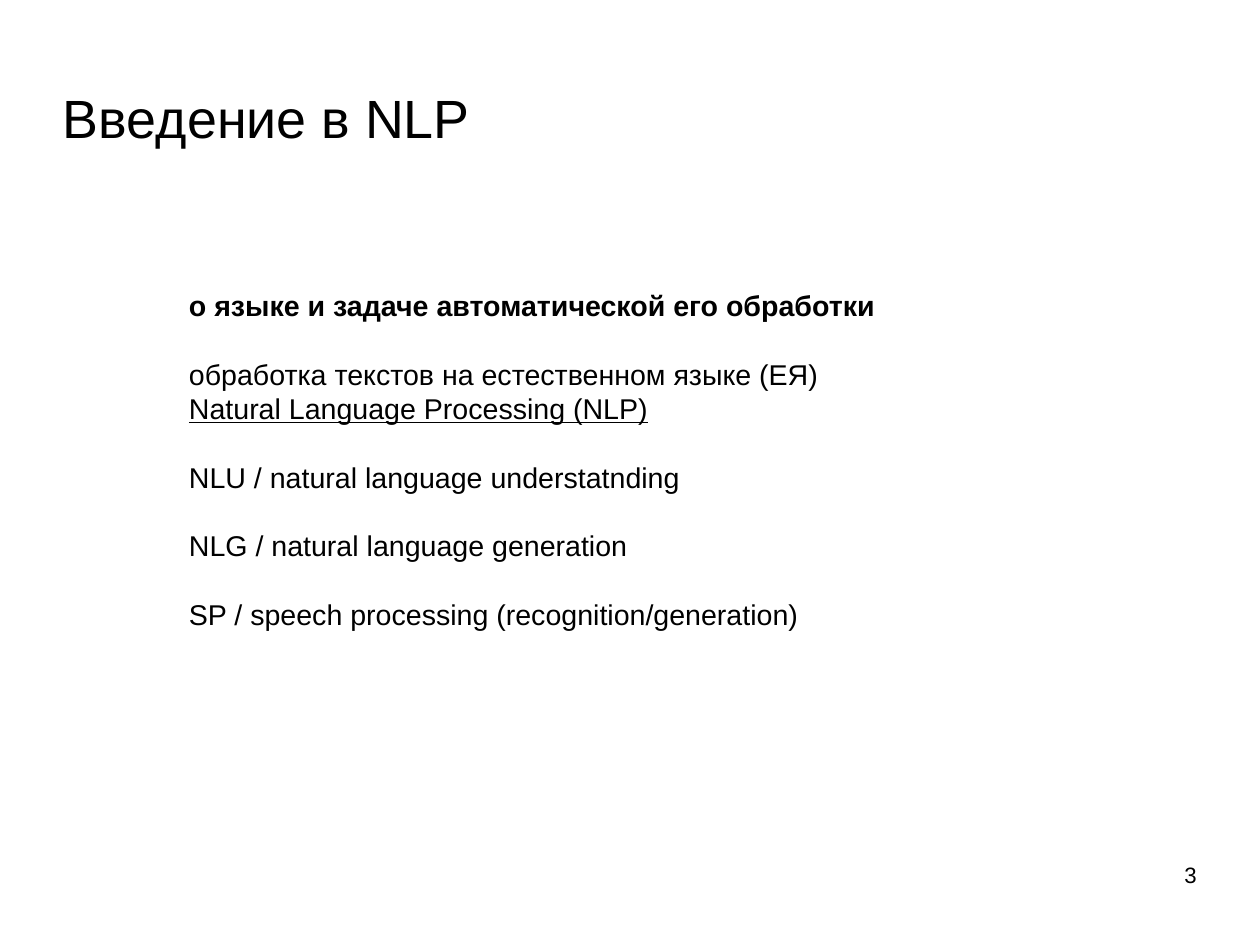
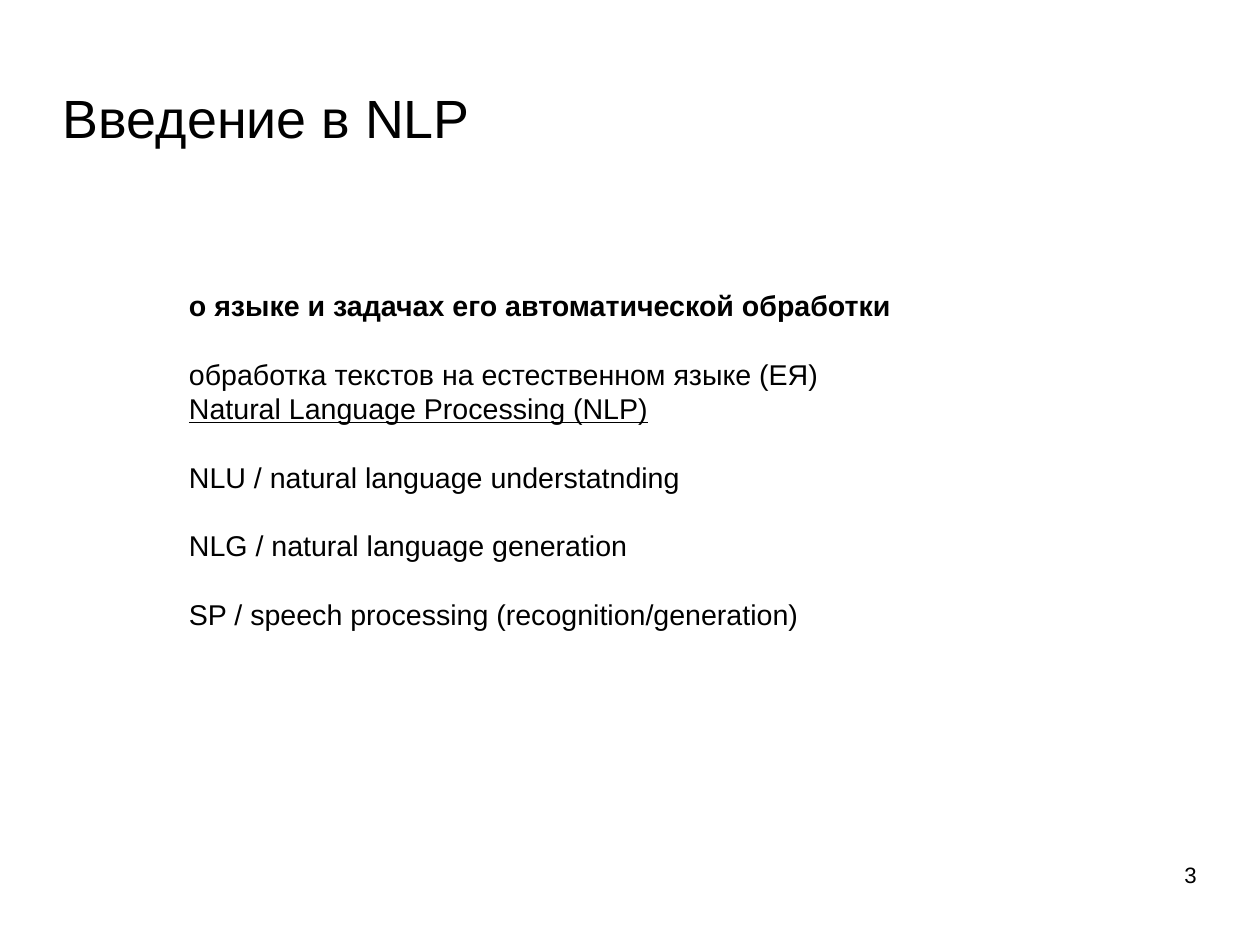
Before and after one commit to mechanoid5/ml_nlp_2022, a slide deck: slide 3 of 01-intro.odp. Drawn at 1260x945 pixels with LibreOffice and Linux fonts; fonts in the diff are those of the drawing; background and template pictures are left out. Boxes give left, top, right and bottom in pixels: in the first picture for what was removed or moved away, otherwise in the second. Text is boxed around its words. In the diff, an @@ line names an element or a change of style, - is before the commit and + after.

```diff
--- a/01-intro.odp
+++ b/01-intro.odp
@@ text at [189,294,891,322]: text changed @@
-о языке и задаче автоматической его обработки
+о языке и задачах его автоматической обработки
```
Also in this commit, not shown: 1 other slide changed, 1 slide added, 1 other file.
